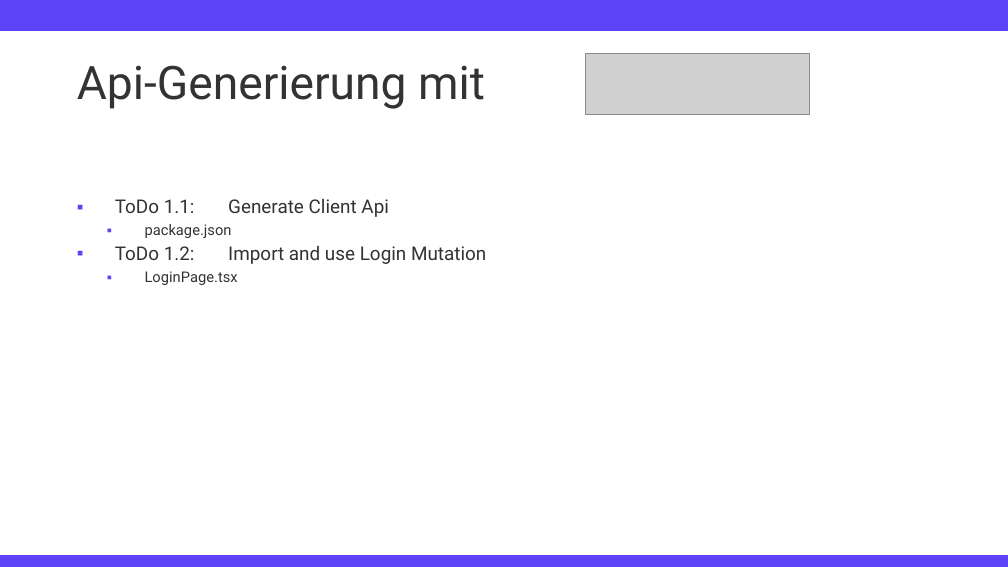
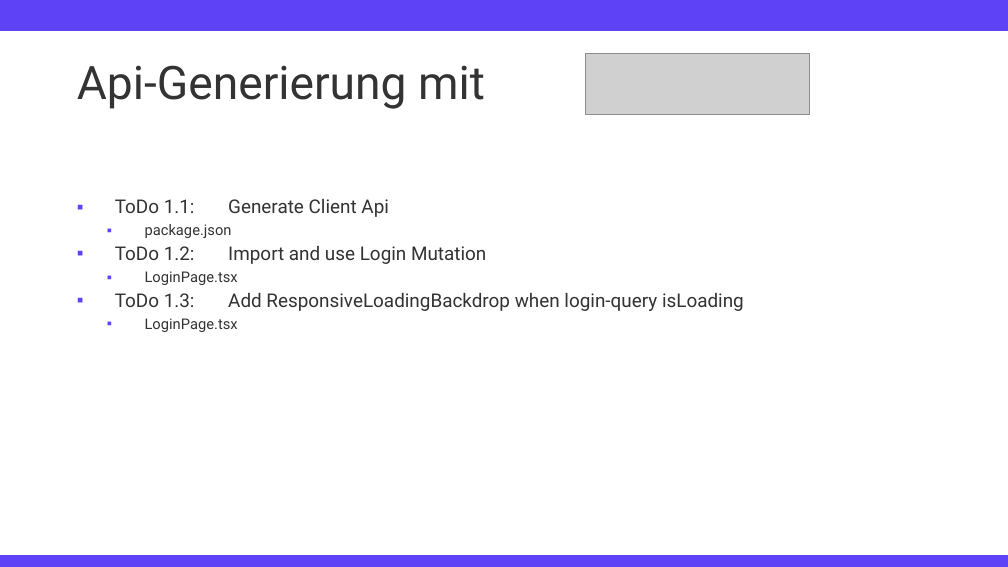
Before and after one commit to TimFehrmannAclue/techlabor_trainings_react_advanced, a slide deck: slide 16 of training_react_advanced.pptx. Drawn at 1008x567 pixels with LibreOffice and Linux fonts; fonts in the diff are those of the drawing; grey boxes stand for pictures; background and template pictures are left out. Boxes give left, top, right and bottom in pixels: in the first picture for what was removed or moved away, otherwise in the second. Text is boxed around its words. In the diff, an @@ line names an element or a change of style, - is before the commit and + after.

```diff
--- a/training_react_advanced.pptx
+++ b/training_react_advanced.pptx
@@ text at bbox=[115, 293, 744, 332]: paragraphs added @@
+▪ ToDo 1.3: Add ResponsiveLoadingBackdrop when login-query isLoading
+  ▪ LoginPage.tsx
```
Also in this commit, not shown: 1 slide added.
